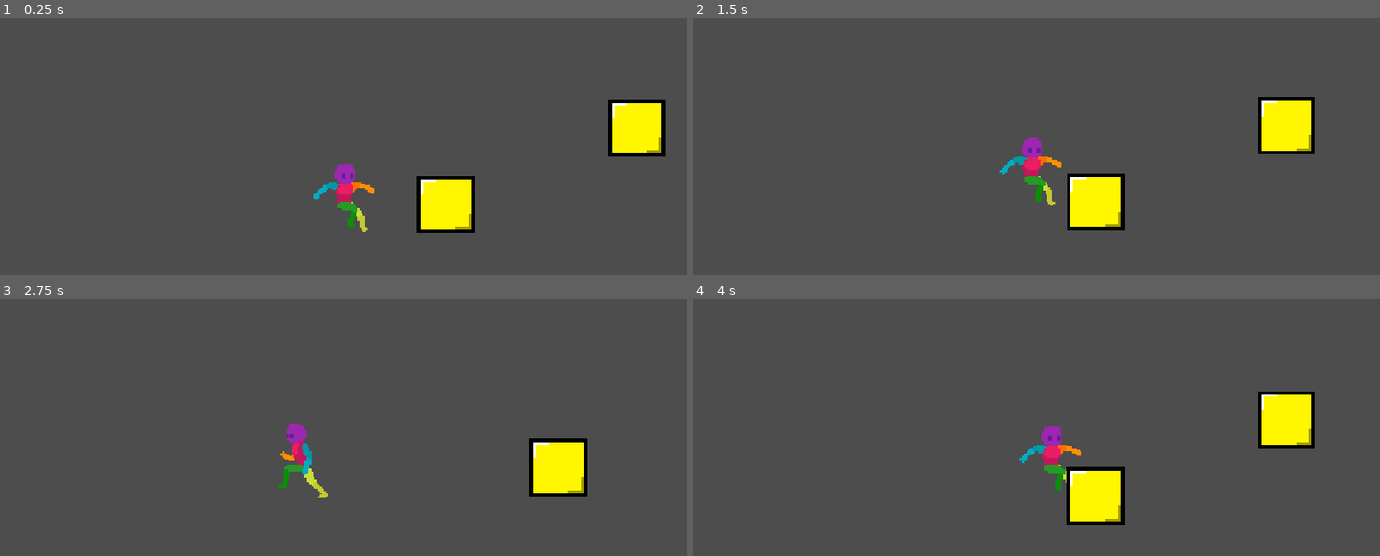
Above: before the commit, frames 1-4 (two rows, left to right).
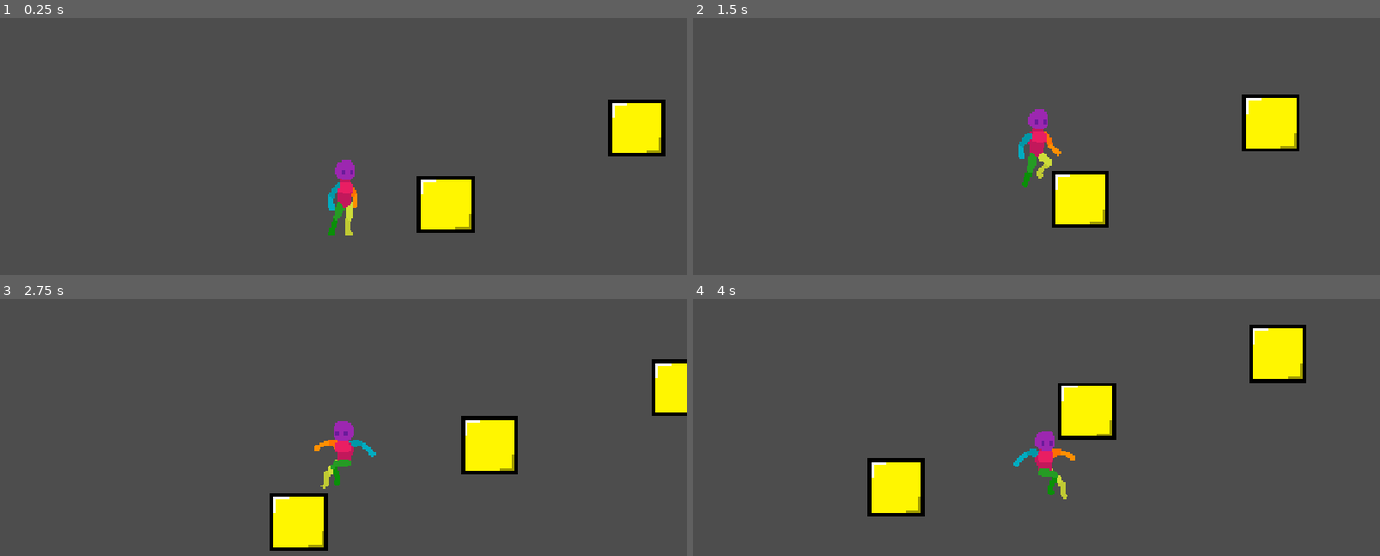
Above: after the commit, the same moments.

Repository: Side-Flip/Mercury
Game: Godot game, scene res://Scenes/Game.tscn
Two runs of this game, one before a commit and one after it. Both use one fixed random seed, a clock stepped at 60 frames per second and the inputs below.
Inputs:
- Up to frame 1 (0.25 s): no input
- Up to frame 2 (1.5 s): tap Enter at 0.5 s; hold Shift (dash) 0.53-1.28 s; hold D (move_right) from 0.53 s (still down); tap Space (jump) at 0.77, 0.8, 1.07, 1.35 s
- Up to frame 3 (2.75 s): tap Space (jump) at 1.52, 1.82, 2.3 s; tap Shift (dash) at 1.55 s; release D (move_right) at 2.03 s; hold A (move_left) from 2.03 s (still down); hold Shift (dash) from 2.03 s (still down)
- Up to frame 4 (4 s): release A (move_left) at 2.78 s; release Shift (dash) at 2.78 s; hold D (move_right) from 2.78 s (still down); tap Shift (dash) at 2.85 s; tap Space (jump) at 3.02, 3.32, 3.6, 3.77 s

The runs differ from the first frame. In frame 1, 0.8% of the frame differs, in the area x 45-55%, y 55-85%; in frame 2, 4.2%; in frame 3, 8.3%; in frame 4, 10%, in the area x 25-91%, y 10-88%.

Commit message:
Changed movement patter to FSM

Diff:
--- a/Scenes/player.tscn
+++ b/Scenes/player.tscn
@@ -1,13 +1,19 @@
-[gd_scene load_steps=25 format=3 uid="uid://dcyj00njqrh60"]
+[gd_scene load_steps=32 format=3 uid="uid://dcyj00njqrh60"]
 
 [ext_resource type="Script" uid="uid://djf6tlv6dfd75" path="res://Scripts/player.gd" id="1_cvnsp"]
 [ext_resource type="Texture2D" uid="uid://p4hqsfpbikgv" path="res://Sprites/Dude/Idle.png" id="2_cvnsp"]
 [ext_resource type="Texture2D" uid="uid://cky0dxp4kgbsv" path="res://Sprites/Dude/Jump.png" id="3_vgqql"]
 [ext_resource type="Texture2D" uid="uid://kt1tc38qxyu0" path="res://Sprites/Dude/Sprint.png" id="4_vgqql"]
-
-[sub_resource type="CapsuleShape2D" id="CapsuleShape2D_vgqql"]
-radius = 8.0
-height = 46.0
+[ext_resource type="PackedScene" uid="uid://ckdai2qhtnecf" path="res://Scripts/player_control/state_machine.tscn" id="5_fkybt"]
+[ext_resource type="Script" uid="uid://pxbdke6mmyry" path="res://Scripts/player_control/player_states/player_state_idle.gd" id="6_3smsa"]
+[ext_resource type="Script" uid="uid://dl7c20a80cq1s" path="res://Scripts/player_control/player_states/player_state_running.gd" id="7_8erm5"]
+[ext_resource type="Script" uid="uid://d1fcqqjrwybwd" path="res://Scripts/player_control/player_states/player_state_jumping.gd" id="8_8erm5"]
+[ext_resource type="Script" uid="uid://vplfcl0db5k1" path="res://Scripts/player_control/player_states/player_state_falling.gd" id="9_f1ek2"]
+[ext_resource type="Script" uid="uid://c23j5k8t18cws" path="res://Scripts/player_control/player_states/player_state_dashing.gd" id="10_tx1dd"]
+[ext_resource type="Script" uid="uid://8eapo6q0snux" path="res://Scripts/player_control/player_states/player_state_wall_sliding.gd" id="11_gymyn"]
+
+[sub_resource type="RectangleShape2D" id="RectangleShape2D_gymyn"]
+size = Vector2(16, 42)
 
 [sub_resource type="AtlasTexture" id="AtlasTexture_l6n3p"]
 atlas = ExtResource("3_vgqql")
@@ -165,8 +171,8 @@
 jump_force = -1000
 
 [node name="CollisionShape2D" type="CollisionShape2D" parent="."]
-position = Vector2(-2, 3)
-shape = SubResource("CapsuleShape2D_vgqql")
+position = Vector2(-1, 5)
+shape = SubResource("RectangleShape2D_gymyn")
 
 [node name="AnimatedSprite2D" type="AnimatedSprite2D" parent="."]
 sprite_frames = SubResource("SpriteFrames_3smsa")
@@ -176,9 +182,35 @@
 wait_time = 0.1
 one_shot = true
 
+[node name="DashCooldown" type="Timer" parent="."]
+wait_time = 0.5
+one_shot = true
+
 [node name="CoyoteTimer" type="Timer" parent="."]
 wait_time = 0.2
 one_shot = true
 
+[node name="StateMachine" parent="." node_paths=PackedStringArray("default_state") instance=ExtResource("5_fkybt")]
+default_state = NodePath("PlayerStateIdle")
+
+[node name="PlayerStateIdle" type="Node" parent="StateMachine"]
+script = ExtResource("6_3smsa")
+
+[node name="PlayerStateRunning" type="Node" parent="StateMachine"]
+script = ExtResource("7_8erm5")
+
+[node name="PlayerStateJumping" type="Node" parent="StateMachine"]
+script = ExtResource("8_8erm5")
+
+[node name="PlayerStateFalling" type="Node" parent="StateMachine"]
+script = ExtResource("9_f1ek2")
+
+[node name="PlayerStateDashing" type="Node" parent="StateMachine"]
+script = ExtResource("10_tx1dd")
+
+[node name="PlayerStateWallSliding" type="Node" parent="StateMachine"]
+script = ExtResource("11_gymyn")
+
 [connection signal="timeout" from="JumpBufferTimer" to="." method="_on_jump_buffer_timer_timeout"]
+[connection signal="timeout" from="DashCooldown" to="." method="_on_dash_cooldown_timeout"]
 [connection signal="timeout" from="CoyoteTimer" to="." method="_on_coyote_timer_timeout"]
--- a/Scripts/player.gd
+++ b/Scripts/player.gd
@@ -1,4 +1,5 @@
 extends CharacterBody2D
+class_name Player
 
 @export var speed = 500.0
 @export_range(0,1) var acceleration = 0.1
@@ -6,99 +7,62 @@
 @export var dash_speed = 1000.0
 @export var dash_max_distance = 300.0
 @export var dash_curve : Curve
-@export var dash_cooldown = 1.0
 @export var wall_jump_pushback = 600
 @export var wall_slide_gravity = 1000
 
 @onready var animated_sprite: AnimatedSprite2D = $AnimatedSprite2D
 @onready var jump_buffer_timer: Timer = $JumpBufferTimer
 @onready var coyote_timer: Timer = $CoyoteTimer
+@onready var dash_cooldown: Timer = $DashCooldown
+@onready var wall_ray_left: RayCast2D = $WallRayLeft
+@onready var wall_ray_right: RayCast2D = $WallRayRight
 
+#My own function to check walls because is_on_wall() is buggy
+func is_touching_wall() -> int:
+	if wall_ray_left.is_colliding():
+		return -1
+	elif wall_ray_right.is_colliding():
+		return 1
+	return 0
 
-var is_dashing = false
-var dash_start_position = 0
-var dash_timer = 0
-var dash_direction = 0
-var jump_counter = 0
-var max_jumps = 2
+##Unlockables
+var double_jump = true
+var can_dash = true
+var can_wall_slide = true
+
 var can_coyote_jump = false
 var jump_buffer = false
-var is_wall_sliding = false
 
-func update_animations():
-	if is_on_floor():
-		if velocity.x:
-			animated_sprite.play("walk")
-		else:
-			animated_sprite.play("idle")
-	else:
-		if velocity.y < 0:
-			animated_sprite.play("jump")
-		else:
-			animated_sprite.play("fall")
+func start_dash_cooldown():
+	can_dash = false
+	dash_cooldown.start()
 
-func v_movement(direction):
-	if is_on_floor():
-		jump_counter = 0
-	else:
-		if jump_counter == 0:
-			jump_counter +=1 #Para que al caer de un ledge cuente como que saltaste
-	if Input.is_action_just_pressed("jump"):
-		if jump_counter < max_jumps or can_coyote_jump:
-			jump()
-			can_coyote_jump = false
+func use_double_jump():
+	double_jump = false
 
-		if is_on_wall():
-			jump()
-			velocity.x = -direction*wall_jump_pushback
+func reset_double_jump():
+	double_jump = true
 
-		elif not jump_buffer:
-			jump_buffer = true
-			jump_buffer_timer.start()
-
-	if Input.is_action_just_released("jump") and not velocity.y > 0:
-		velocity.y = 0
-
-func jump():
-	velocity.y = jump_force
-	jump_counter += 1
+func buffer_jump():
+	if not jump_buffer:
+		jump_buffer = true
+		jump_buffer_timer.start()
 
 func _on_jump_buffer_timer_timeout() -> void:
 	jump_buffer = false
 
+func start_coyote_time():
+	can_coyote_jump = true
+	coyote_timer.start()
+
 func _on_coyote_timer_timeout() -> void:
 	can_coyote_jump = false
 
+func _on_dash_cooldown_timeout():
+	can_dash = true
+
 func h_movement(direction, delta):
-	#Flip sprite
-	if direction > 0:
-		animated_sprite.flip_h = false
-	elif direction < 0:
-		animated_sprite.flip_h = true
-
-	if direction:
-		velocity.x = move_toward(velocity.x, direction * speed, speed*acceleration)
-	else:
-		velocity.x = move_toward(velocity.x, 0, speed)
-
-	##Dash activation
-	if Input.is_action_just_pressed("dash") and direction and not is_dashing:
-		is_dashing = true
-		dash_start_position = position.x
-		dash_timer = dash_cooldown
-		dash_direction = direction
-
-	if is_dashing:
-		var current_distance = abs(position.x - dash_start_position)
-		if current_distance >= dash_max_distance or is_on_wall():
-			is_dashing = false
-
-		else:
-			velocity.x = dash_direction * dash_speed * dash_curve.sample(current_distance / dash_max_distance)
-			velocity.y = 0
-	if dash_timer > 0:
-		dash_timer -= delta
-
+	"""
 	##Wall sliding
 	if is_on_wall() and not is_on_floor():
 		if direction:
@@ -108,27 +72,12 @@
 	if is_wall_sliding:
 		velocity.y += (wall_slide_gravity*delta)
 		velocity.y = min(velocity.y, wall_slide_gravity)
-
+"""
 func _physics_process(delta: float) -> void:
 	var direction := Input.get_axis("move_left", "move_right")
-	update_animations()
-	v_movement(direction)
-	h_movement(direction, delta)
 
-	# Add the gravity.
-	if not is_on_floor():
-		velocity += get_gravity() * delta
-
-	var was_on_floor = is_on_floor()
-	move_and_slide()
-
-	#Detectar cuando dejamos de tocar el suelo
-	if was_on_floor and !is_on_floor() and velocity.y >= 0:
-		can_coyote_jump = true
-		coyote_timer.start()
-
-	#Detectar cuando tocamos el suelo despues de caer
-	if !was_on_floor and is_on_floor():
-		if jump_buffer:
-			jump_buffer = false
-			jump()
+	#Flip sprite
+	if direction > 0:
+		animated_sprite.flip_h = false
+	elif direction < 0:
+		animated_sprite.flip_h = true
--- /dev/null
+++ b/Scripts/player_control/player_states/player_state_base.gd
@@ -0,0 +1,7 @@
+class_name PlayerStateBase extends StateBase
+
+var player:Player:
+	set(value):
+		controlled_node = value
+	get:
+		return controlled_node
--- /dev/null
+++ b/Scripts/player_control/player_states/player_state_dashing.gd
@@ -0,0 +1,37 @@
+extends PlayerStateGravityBase
+
+var dash_start_pos = 0
+var dash_direction = 0
+
+func start():
+	dash_start_pos = player.position.x
+	dash_direction = Input.get_axis("move_left", "move_right")
+	player.start_dash_cooldown()
+
+func on_physics_process(delta):
+	var current_distance = abs(player.position.x - dash_start_pos)
+	if not current_distance >= player.dash_max_distance:
+		player.velocity.x = dash_direction * player.dash_speed * player.dash_curve.sample(current_distance / player.dash_max_distance)
+		player.velocity.y = 0
+
+		if player.is_on_wall():
+			state_machine._change_to("PlayerStateWallSliding")
+
+		elif Input.is_action_just_pressed("jump"):
+			if player.is_on_floor():
+				state_machine._change_to("PlayerStateJumping")
+			else:
+				player.buffer_jump()
+
+	elif not player.is_on_floor():
+		if player.jump_buffer:
+			player.jump_buffer = false
+			state_machine._change_to("PlayerStateJumping")
+		else: state_machine._change_to("PlayerStateFalling")
+
+	elif Input.is_action_pressed("move_left") or Input.is_action_pressed("move_right"):
+		state_machine._change_to("PlayerStateRunning")
+	else:
+		state_machine._change_to("PlayerStateIdle")
+	handle_gravity(delta)
+	player.move_and_slide()
--- /dev/null
+++ b/Scripts/player_control/player_states/player_state_falling.gd
@@ -0,0 +1,29 @@
+extends PlayerStateGravityBase
+
+func on_physics_process(delta):
+	player.animated_sprite.play("fall")
+	var direction = Input.get_axis("move_left", "move_right")
+	player.velocity.x = move_toward(player.velocity.x, direction * player.speed, player.speed*player.acceleration)
+	handle_gravity(delta)
+	player.move_and_slide()
+
+	if Input.is_action_just_pressed("jump"):
+		if player.double_jump or player.can_coyote_jump:
+			state_machine._change_to("PlayerStateJumping")
+			player.use_double_jump()
+		else: #El jugador se quedo sin saltos y aun no ha tocado el suelo
+			player.buffer_jump()
+
+	if player.is_on_floor():
+		if Input.is_action_pressed("move_left") or Input.is_action_pressed("move_right"):
+			state_machine._change_to("PlayerStateRunning")
+		else:
+			state_machine._change_to("PlayerStateIdle")
+
+	if player.is_on_wall():
+		state_machine._change_to("PlayerStateWallSliding")
+
+
+func on_input(_event):
+	if Input.is_action_just_pressed("dash") and player.can_dash:
+		state_machine._change_to("PlayerStateDashing")
--- /dev/null
+++ b/Scripts/player_control/player_states/player_state_gravity_base.gd
@@ -0,0 +1,6 @@
+class_name PlayerStateGravityBase extends PlayerStateBase
+
+var gravity = ProjectSettings.get_setting("physics/2d/default_gravity")
+
+func handle_gravity(delta):
+	player.velocity.y += gravity * delta
--- /dev/null
+++ b/Scripts/player_control/player_states/player_state_idle.gd
@@ -0,0 +1,25 @@
+extends PlayerStateGravityBase
+
+func start():
+	player.reset_double_jump()
+	player.can_dash = true
+	player.velocity.x = 0
+
+func on_physics_process(delta):
+	player.animated_sprite.play("idle")
+
+	if player.jump_buffer:
+		player.jump_buffer = false
+		state_machine._change_to("PlayerStateJumping")
+
+	handle_gravity(delta)
+
+	player.move_and_slide()
+
+func on_input(_event):
+	if Input.is_action_pressed("move_left") or Input.is_action_pressed("move_right"):
+		state_machine._change_to("PlayerStateRunning")
+	elif Input.is_action_just_pressed("jump"):
+		state_machine._change_to("PlayerStateJumping")
+	elif Input.is_action_pressed("dash") and player.can_dash:
+		state_machine._change_to("PlayerStateDashing")
--- /dev/null
+++ b/Scripts/player_control/player_states/player_state_jumping.gd
@@ -0,0 +1,24 @@
+extends PlayerStateGravityBase
+
+func start():
+	player.velocity.y = player.jump_force
+
+func on_physics_process(delta):
+	player.animated_sprite.play("jump")
+	var direction = Input.get_axis("move_left", "move_right")
+	player.velocity.x = move_toward(player.velocity.x, direction * player.speed, player.speed*player.acceleration)
+
+	if Input.is_action_just_released("jump") and not player.velocity.y > 0:
+		player.velocity.y = 0
+
+	handle_gravity(delta)
+	player.move_and_slide()
+
+	if player.velocity.y > 0: state_machine._change_to("PlayerStateFalling")
+
+	if player.is_on_wall():
+		state_machine._change_to("PlayerStateWallSliding")
+
+func on_input(_event):
+	if Input.is_action_pressed("dash") and player.can_dash:
+		state_machine._change_to("PlayerStateDashing")
--- /dev/null
+++ b/Scripts/player_control/player_states/player_state_running.gd
@@ -0,0 +1,30 @@
+extends PlayerStateGravityBase
+
+func start():
+	player.reset_double_jump()
+	player.can_dash = true
+
+func on_physics_process(delta):
+	player.animated_sprite.play("walk")
+	var direction = Input.get_axis("move_left", "move_right")
+	player.velocity.x = move_toward(player.velocity.x, direction * player.speed, player.speed*player.acceleration)
+
+	if not player.is_on_floor():
+		player.start_coyote_time()
+		state_machine._change_to("PlayerStateFalling")
+
+	if player.jump_buffer:
+		player.jump_buffer = false
+		state_machine._change_to("PlayerStateJumping")
+
+	handle_gravity(delta)
+	player.move_and_slide()
+
+
+func on_input(_event):
+	if not Input.is_action_pressed("move_left") and not Input.is_action_pressed("move_right"):
+		state_machine._change_to("PlayerStateIdle")
+	if Input.is_action_just_pressed("jump"):
+		state_machine._change_to("PlayerStateJumping")
+	if Input.is_action_pressed("dash") and player.can_dash:
+		state_machine._change_to("PlayerStateDashing")
--- /dev/null
+++ b/Scripts/player_control/player_states/player_state_wall_sliding.gd
@@ -0,0 +1,27 @@
+extends PlayerStateGravityBase
+
+func start():
+	player.reset_double_jump()
+
+func on_physics_process(delta):
+	var direction = Input.get_axis("move_left", "move_right")
+
+	if direction:
+		player.velocity.y += player.wall_slide_gravity * delta
+		player.velocity.y = min(player.velocity.y, player.wall_slide_gravity)
+
+	handle_gravity(delta)
+	player.move_and_slide()
+
+	if player.is_on_floor():
+		state_machine._change_to("PlayerStateIdle")
+
+	elif Input.is_action_just_pressed("jump"):
+		player.velocity.x = -direction * player.wall_jump_pushback
+		state_machine._change_to("PlayerStateJumping")
+
+	elif Input.is_action_just_pressed("dash"):
+		state_machine._change_to("PlayerStateDashing")
+
+	elif player.is_on_wall():
+		state_machine._change_to("PlayerStateFalling")
--- /dev/null
+++ b/Scripts/player_control/state_base.gd
@@ -0,0 +1,12 @@
+class_name StateBase extends Node
+
+@onready var controlled_node:Node = self.owner
+
+var state_machine:StateMachine
+
+# Called when the node enters the scene tree for the first time.
+func start():
+	pass
+
+func end():
+	pass
--- /dev/null
+++ b/Scripts/player_control/state_machine.gd
@@ -0,0 +1,54 @@
+class_name StateMachine extends Node
+
+## Obtener la referencia del nodo
+@onready var controlled_node:Node = self.owner
+
+## estado por defecto
+@export var default_state:StateBase
+
+## estado en ejecucion
+var current_state:StateBase = null
+
+func _ready() -> void:
+	call_deferred("_state_default_start")
+
+func _state_default_start() -> void:
+	current_state = default_state
+	_state_start()
+
+##Metodo constructor de estado actual
+func _state_start() -> void:
+	prints("StateMachine", controlled_node.name, "start state", current_state.name)
+	##Configurar el estado
+	current_state.controlled_node = controlled_node
+	current_state.state_machine = self
+	current_state.start()
+
+##Metodo para cambiar de estados
+func _change_to(new_state:String) -> void:
+	if current_state and current_state.has_method("end"): current_state.end()
+	current_state = get_node(new_state)
+	_state_start()
+
+#region metodos compartidos
+func _process(delta: float) -> void:
+	if current_state and current_state.has_method("on_process"):
+		current_state.on_process(delta)
+
+func _physics_process(delta: float) -> void:
+	if current_state and current_state.has_method("on_physics_process"):
+		current_state.on_physics_process(delta)
+
+func _input(event: InputEvent) -> void:
+	if current_state and current_state.has_method("on_input"):
+		current_state.on_input(event)
+
+func _unhandled_input(event: InputEvent) -> void:
+	if current_state and current_state.has_method("on_unhandled_input"):
+		current_state.on_unhandled_input(event)
+
+func _unhandled_key_input(event: InputEvent) -> void:
+	if current_state and current_state.has_method("on_unhandled_key_input"):
+		current_state.on_unhandled_key_input(event)
+
+#endregion
--- /dev/null
+++ b/Scripts/player_control/state_machine.tscn
@@ -0,0 +1,7 @@
+[gd_scene load_steps=2 format=3 uid="uid://ckdai2qhtnecf"]
+
+[ext_resource type="Script" uid="uid://cafc2jek7ue7j" path="res://Scripts/player_control/state_machine.gd" id="1_ph5u0"]
+
+[node name="StateMachine" type="Node" node_paths=PackedStringArray("default_state")]
+script = ExtResource("1_ph5u0")
+default_state = NodePath("")
Not shown, added: Scripts/player_control/player_states/player_state_base.gd.uid
Not shown, added: Scripts/player_control/player_states/player_state_dashing.gd.uid
Not shown, added: Scripts/player_control/player_states/player_state_falling.gd.uid
Not shown, added: Scripts/player_control/player_states/player_state_gravity_base.gd.uid
Not shown, added: Scripts/player_control/player_states/player_state_idle.gd.uid
Not shown, added: Scripts/player_control/player_states/player_state_jumping.gd.uid
Not shown, added: Scripts/player_control/player_states/player_state_running.gd.uid
Not shown, added: Scripts/player_control/player_states/player_state_wall_sliding.gd.uid
Not shown, added: Scripts/player_control/state_base.gd.uid
Not shown, added: Scripts/player_control/state_machine.gd.uid
